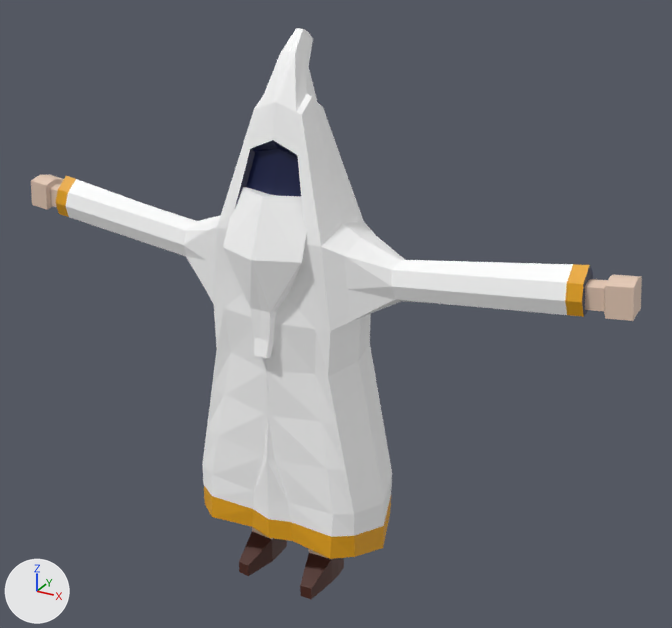
Renders of the Blender file assets/assets.blend from each side of a commit.
Camera for both pictures: a 50 mm camera at (2.41, -3.9, 2.26) aimed at (0.2, 0.12, 0.25). The lights are fixed; the arrows at lower left show +X, +Y and +Z. The older version comes first. The same objects are shown in both versions, whatever each file hides.

In view in the first picture: 'Wizzard 4'.
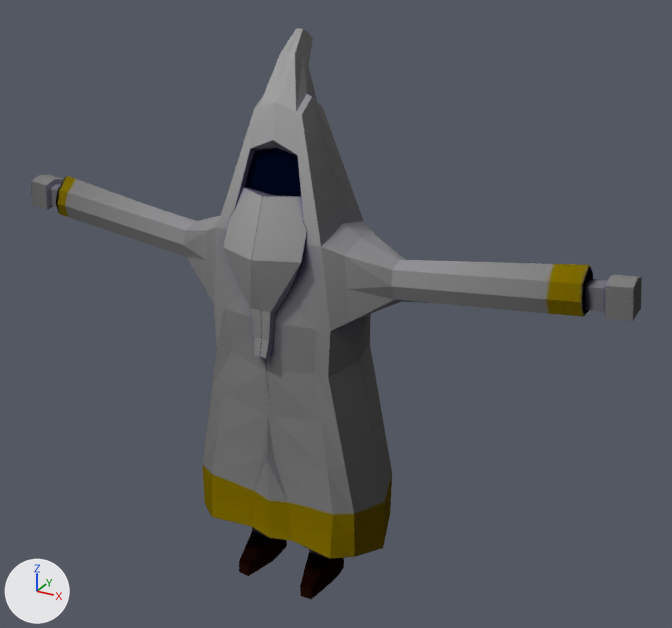
The change, as a diff of the scene's bpy script:
```diff
--- a/assets/assets.blend.py
+++ b/assets/assets.blend.py
@@ img_wizard_tex_jpg @@
+img_wizard_tex_jpg = load_image('WIZARD_TEX.jpg', 'WIZARD_TEX.jpg', 1024, 1024, 'sRGB')
@@ mat_wizzard_mat @@
+mat_wizzard_mat = diffuse_material('WIZZARD_MAT')
+mat_wizzard_mat.texture = img_wizard_tex_jpg
@@ me_cube_006 @@
 me_cube_006.from_pydata(...)  # 600 vertices, 602 faces, 4 loose edges; spans x -1.77..1.77, y -0.37..0.31, z -1.37..1.72
 # used by ob_wizzard_4; location = (0.0, 0.0, 0.0)
+# me_cube_006 part 1: all 330 faces that had it switch from mat_wizzard_clothe (white #ffffff) to mat_wizzard_mat (picture img_wizard_tex_jpg)
+# me_cube_006 part 2: all 88 faces that had it switch from mat_wizzard_skin (beige #e7cbb7) to mat_wizzard_mat (picture img_wizard_tex_jpg)
+# me_cube_006 part 3: all 36 faces that had it switch from mat_wizzard_shoes (brown #4d2418) to mat_wizzard_mat (picture img_wizard_tex_jpg)
+# me_cube_006 part 4: all 84 faces that had it switch from mat_wizzard_clothe_dark (dark blue #000f41) to mat_wizzard_mat (picture img_wizard_tex_jpg)
+# me_cube_006 part 5: all 32 faces that had it switch from mat_wizzard_bear (white #ffffff) to mat_wizzard_mat (picture img_wizard_tex_jpg)
+# me_cube_006 part 6: all 32 faces that had it switch from mat_ogre_gold (orange #e7a40f) to mat_wizzard_mat (picture img_wizard_tex_jpg)
+# me_cube_006 part 7: texture (UV) coordinates of 602 of 602 faces, centred in x -1.76..1.76, y -0.32..0.29, z -1.37..1.71, changed; they spanned u 0.12..0.88, v -0.1..1.05 and now span u 0.0..1.0, v 0.0..0.99
```

Changed parts and their boxes [x1, y1, x2, y2] in the pictures (672 x 628 px):
'Wizzard 4', recoloured, surface changed (white to grey): [31, 28, 642, 599] in both
part 1 of me_cube_006, recoloured (white to grey): [66, 28, 573, 537] in both
part 2 of me_cube_006, recoloured: [31, 175, 642, 558] in both
part 3 of me_cube_006, recoloured (brown to black): [239, 531, 344, 599] in both
part 4 of me_cube_006, recoloured: [235, 140, 593, 316] in both
part 5 of me_cube_006, recoloured (white to grey): [223, 187, 307, 359] in both
part 6 of me_cube_006, recoloured: [55, 176, 589, 559] in both
part 7 of me_cube_006, surface changed (white to grey): [31, 28, 642, 599] in both
